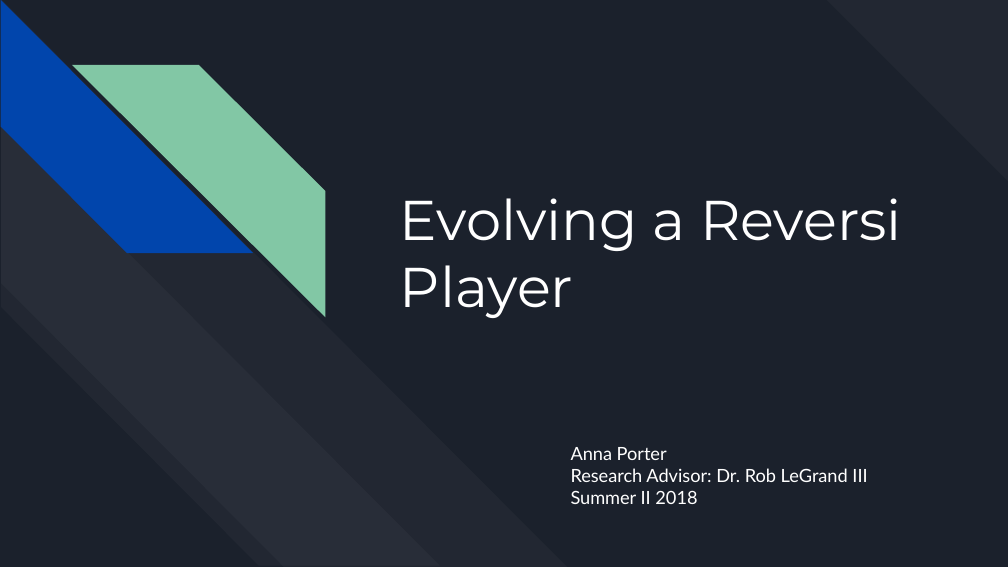
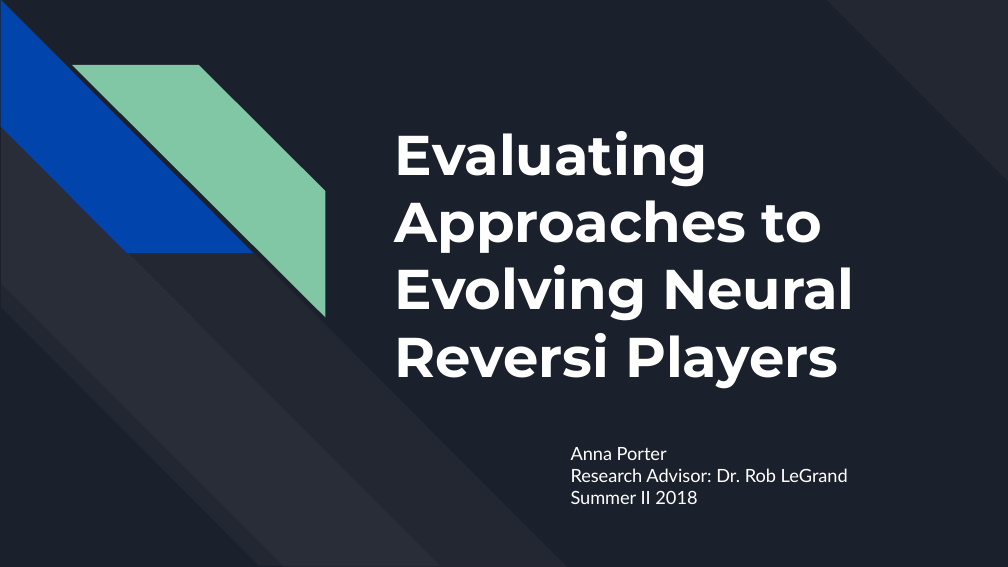
Before and after one commit to anna-porter/Reversi, a slide deck: slide 1 of Evolving a Reversi Player.pptx. Drawn at 1008x567 pixels with LibreOffice and Linux fonts; fonts in the diff are those of the drawing. Boxes give left, top, right and bottom in pixels: in the first picture for what was removed or moved away, otherwise in the second. Text is boxed around its words. In the diff, an @@ line names an element or a change of style, - is before the commit and + after.

```diff
--- a/Evolving a Reversi Player.pptx
+++ b/Evolving a Reversi Player.pptx
@@ title at box(395, 131, 854, 389): text changed; bold on @@
-Evolving a Reversi Player
+Evaluating Approaches to Evolving Neural Reversi Players
@@ subtitle at box(571, 468, 848, 482): text changed @@
-Research Advisor: Dr. Rob LeGrand III
+Research Advisor: Dr. Rob LeGrand
```
Also in this commit, not shown: 8 other slides changed, 8 slides added, 2 slides removed.
